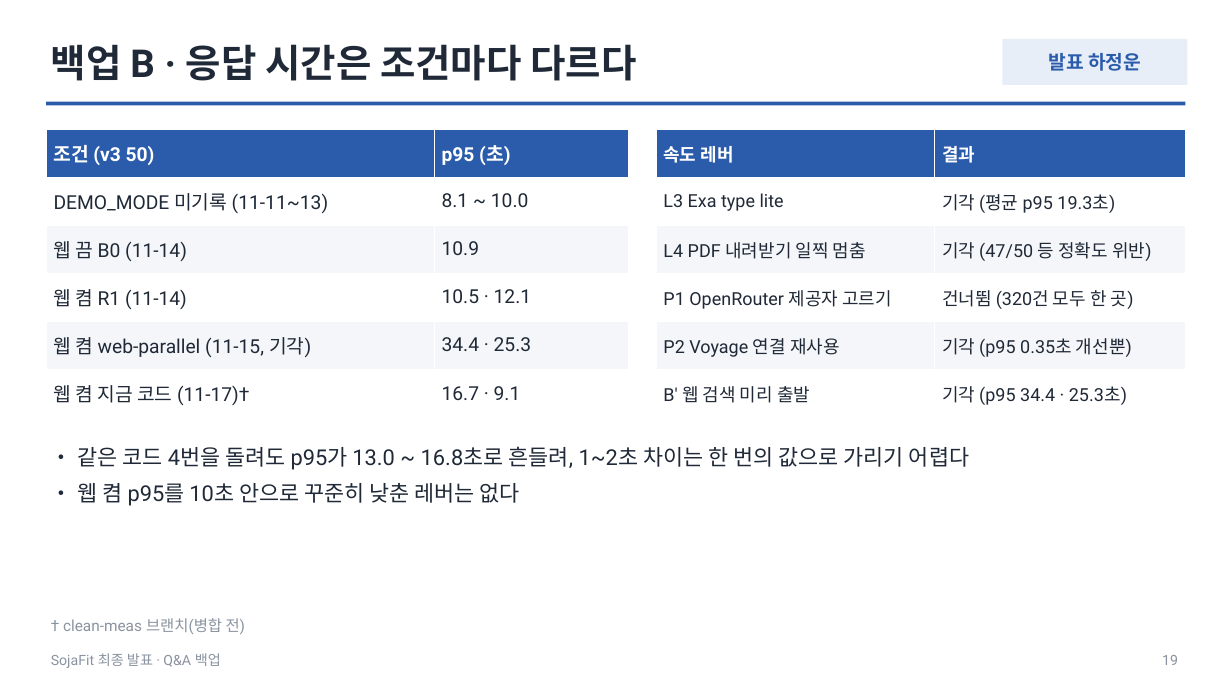
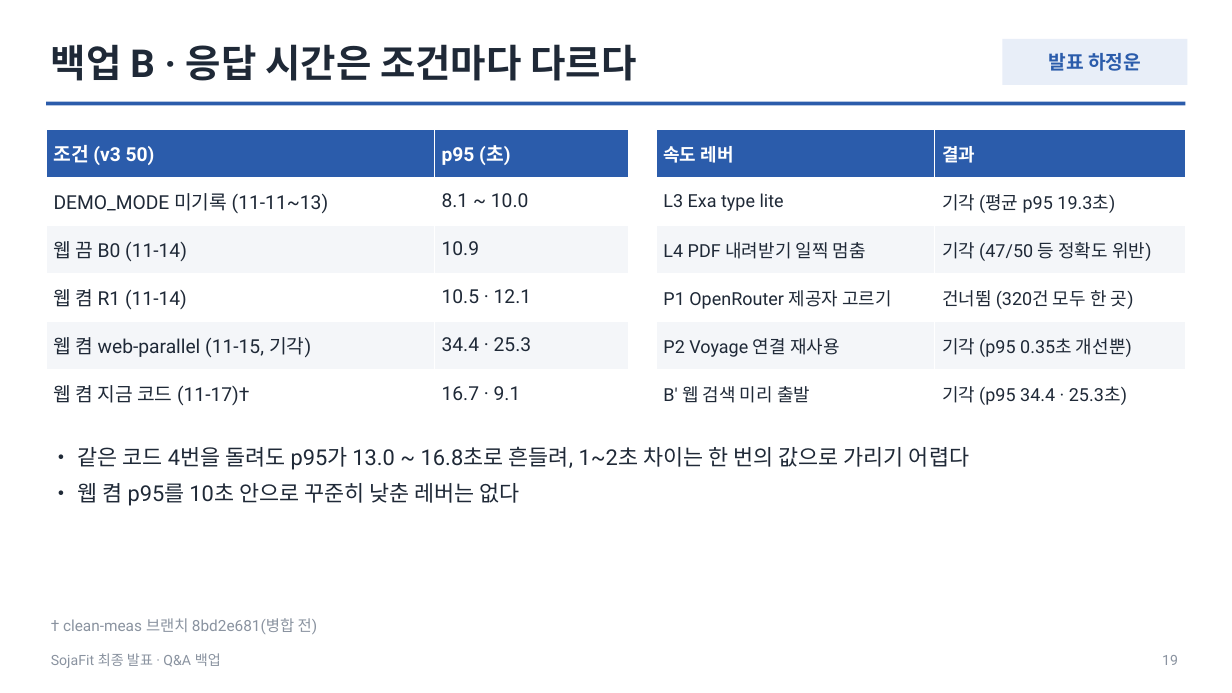
Before and after one commit to HJU5022/SojaFit, a slide deck: slide 19 of docs/deliverables/presentation/sojafit-final-2026-11-18.pptx. Drawn at 1232x693 pixels with LibreOffice and Linux fonts; fonts in the diff are those of the drawing. Boxes give left, top, right and bottom in pixels: in the first picture for what was removed or moved away, otherwise in the second. Text is boxed around its words. In the diff, an @@ line names an element or a change of style, - is before the commit and + after.

Commit message:
docs(deliverables): 발표 덱 표 칸 줄바꿈을 문단으로, clean-meas 근거를 8bd2e681로 고정, 검색 지표와 시연 장면에 출처에 있는 조건만 남긴다

```diff
--- a/docs/deliverables/presentation/sojafit-final-2026-11-18.pptx
+++ b/docs/deliverables/presentation/sojafit-final-2026-11-18.pptx
@@ text at [63,618,318,634]: text changed @@
-† clean-meas 브랜치(병합 전)
+† clean-meas 브랜치 8bd2e681(병합 전)
```
Also in this commit, not shown: 8 other slides changed, 1 other file.
